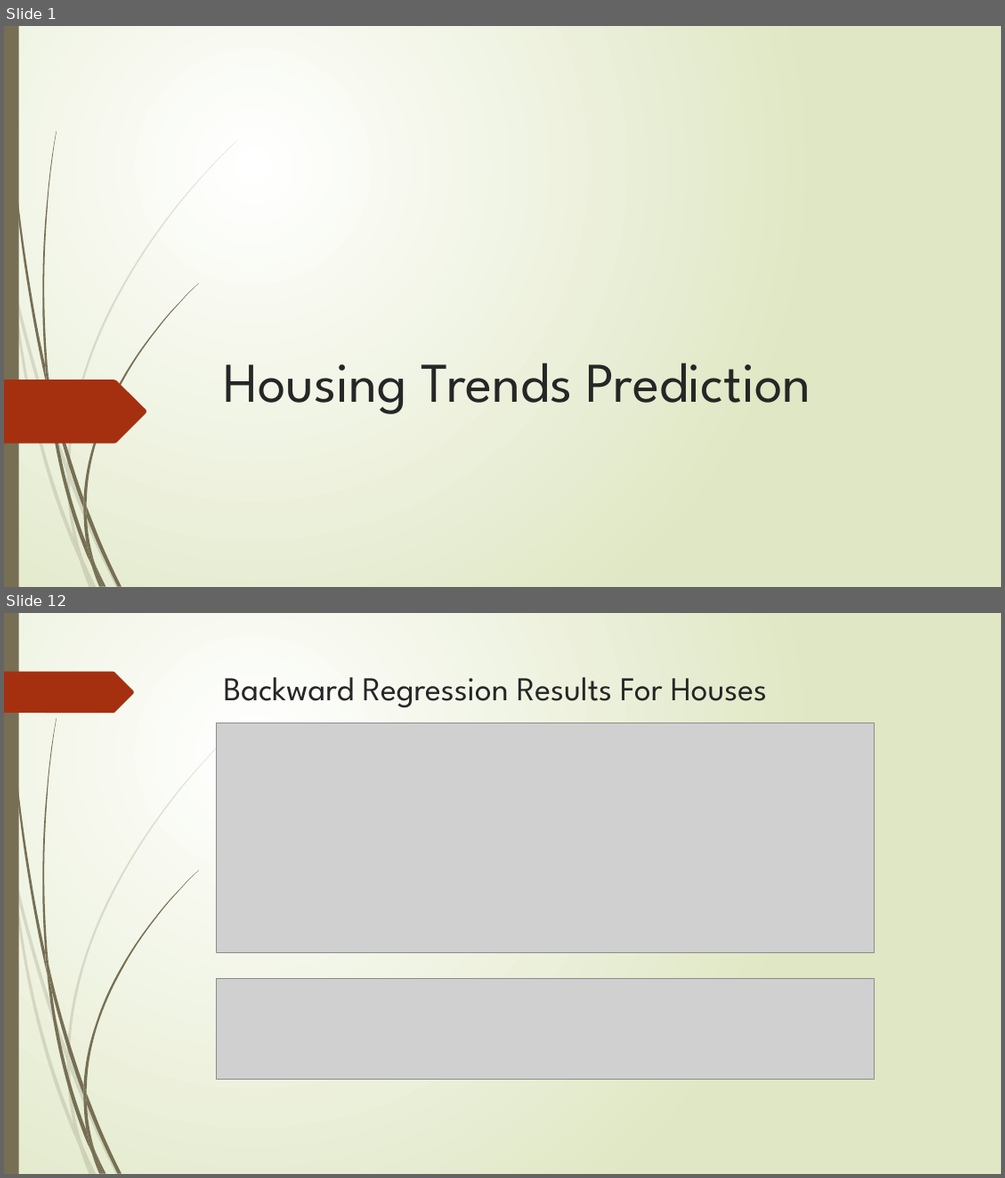
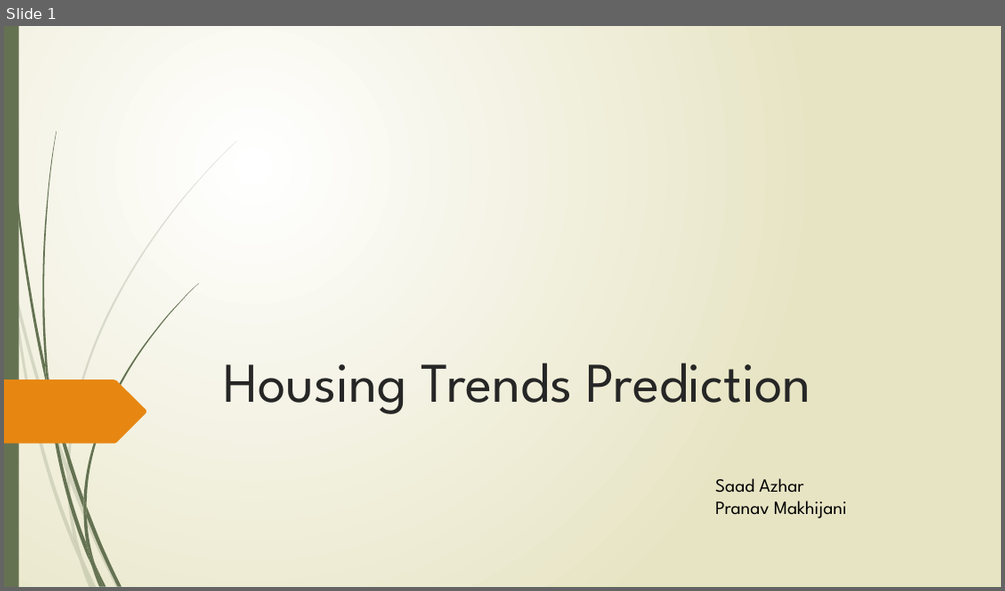
Before and after one commit to saadazhar1/Housing-Trends-Price-Prediction, a slide deck: Housing Trends Prediction.pptx. Shown one above the other, each under a label of ours: slides 1 and 12 before the commit, slide 1 after it; the slides between them are not shown. The pictures are 1005x1178 and 1005x591 pixels, drawn with LibreOffice and Linux fonts; fonts in the diff are those of the drawing; grey boxes stand for pictures. Boxes give left, top, right and bottom in pixels: in the first picture for what was removed or moved away, otherwise in the second. Text is boxed around its words. In the diff, an @@ line names an element or a change of style, - is before the commit and + after.

```diff
--- a/Housing Trends Prediction.pptx
+++ b/Housing Trends Prediction.pptx
@@ slide 12 removed at (4, 613, 1001, 1174), background gradient #FFFFFF to #DFE8C4; not listed: 23 template elements that a slide beside it also shows @@
@@ freeform shape removed at (4, 672, 134, 713) @@
@@ title removed at (224, 677, 767, 707) @@
-Backward Regression Results For Houses
@@ picture removed at (217, 723, 874, 952) @@
@@ picture removed at (217, 979, 874, 1079) @@
@@ slide 1 changed as well @@
@@ background gradient #FFFFFF to #DFE8C4 to gradient #FFFFFF to #E8E6C4 @@
@@ freeform shape at (7, 26, 47, 386): fill #766F54 to #647252; outline redrawn @@
@@ fill #766F54 to #647252 in 12 elements at (48, 379, 83, 508), (86, 506, 121, 586), (47, 383, 91, 566), (96, 564, 106, 587), (45, 362, 52, 403), (83, 283, 198, 506), (91, 566, 101, 587), (83, 508, 95, 564), (83, 498, 86, 516), (86, 543, 104, 586), (4, 26, 19, 587), (42, 131, 57, 379) @@
@@ freeform shape at (4, 379, 146, 443): fill #A53010 to #E78712 @@
@@ text added at (715, 478, 847, 518), 18 pt, text #000000 @@
+Saad Azhar
+Pranav Makhijani
@@ fill #766F54 at 20% opacity to #647252 at 20% opacity in 10 elements at (4, 237, 12, 288), (15, 284, 67, 474), (70, 472, 120, 587), (82, 557, 97, 587), (12, 288, 80, 560), (67, 474, 82, 557), (67, 141, 237, 472), (80, 560, 93, 587), (67, 464, 70, 483), (73, 537, 93, 587) @@
```
Also in this commit, not shown: 21 slides added, 20 other slides removed, 4 other files.
